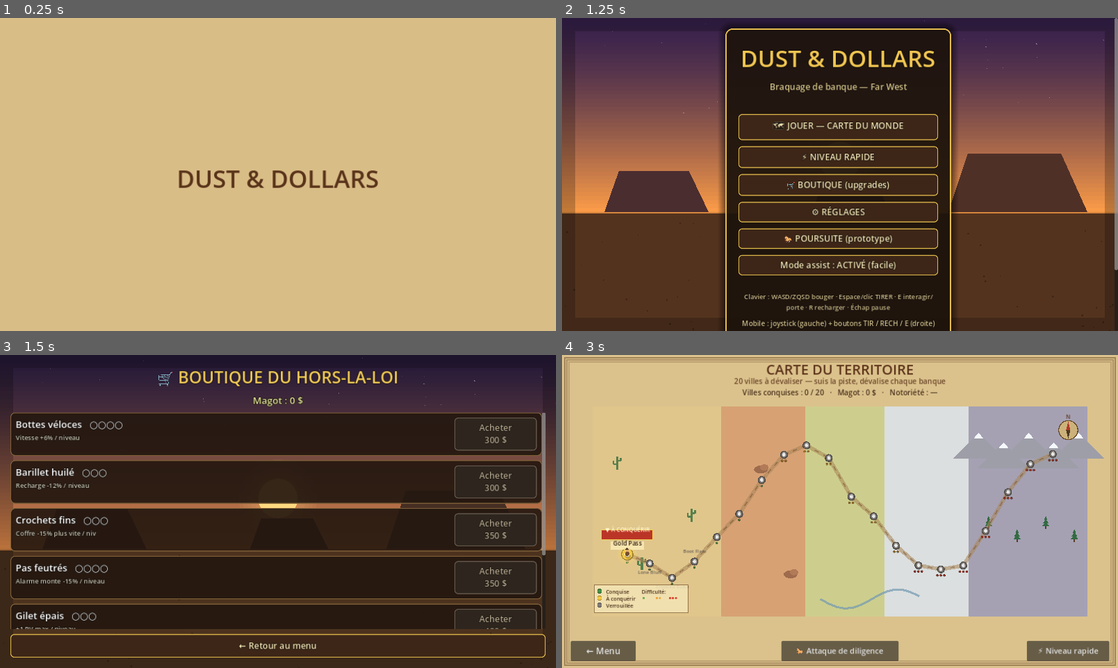
Above: before the commit, frames 1-4 (two rows, left to right).
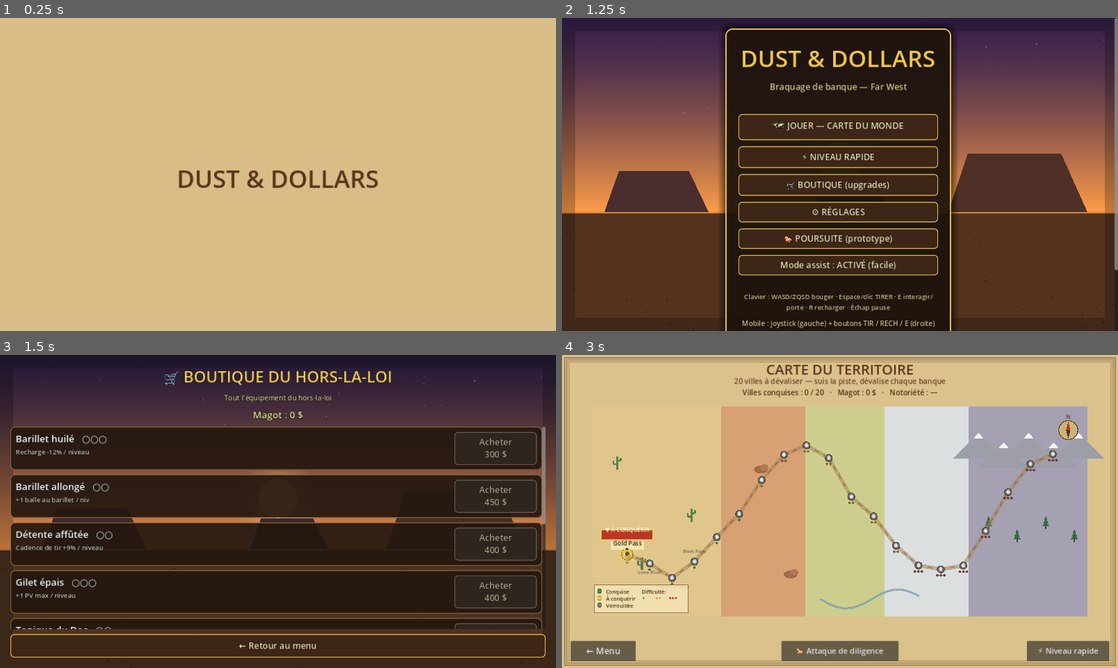
Above: after the commit, the same moments.

Repository: sebadiaz/Cowboys
Game: Godot game, scene res://scenes/Boot.tscn
Same seed, same stepped clock (60 frames per second), same inputs: the game is played once before the commit and once after it.
Inputs (mouse positions are in pixels of both pictures, inside the frame that each line leads up to):
- Up to frame 1 (0.25 s): no input
- Up to frame 2 (1.25 s): tap Enter at 0.5 s; move the mouse to (962, 158) at 0.52 s; hold D (move_right) from 0.53 s (still down); hold Space (fire) from 0.53 s (still down); click (962, 158) at 0.67 s
- Up to frame 3 (1.5 s): release D (move_right) at 1.25 s; release Space (fire) at 1.25 s; click "🛒 BOUTIQUE (upgrades)" at 1.25 s
- Up to frame 4 (3 s): click "← Retour au menu" at 2 s; click "🗺 JOUER — CARTE DU MONDE" at 2.75 s

Frames 1-2 are identical in both runs. In frame 3, 24% of the frame differs, in the area x 1-99%, y 4-88%; in frame 4, nothing differs.

Commit message:
Lot 13: commerces — armurier / pharmacie / magasin général enterables
- Catalogue d'upgrades catégorisé par boutique (champ 'store') + 2 items neufs:
  'Détente affûtée' (cadence de tir, armurier) et 'Tonique du Doc' (durée
  d'invulnérabilité, pharmacie), appliqués dans player_controller.
- shop_screen filtre par GameManager.shop_category et adapte titre/sous-titre:
  ARMURIER (recharge/barillet/cadence), CABINET DU DOC (vitalité/tonique),
  MAGASIN GÉNÉRAL (bottes/crochets/discrétion/sacoches). Boutique générale (menu)
  inchangée = tout.
- Ville: FORGE->gunsmith, DOCTEUR->pharmacy, MAGASIN->store (E pour entrer),
  via GameManager.goto_commerce. Vérifié: routage des 3 commerces OK, filtrage
  3/2/4 items, effets appliqués, missions non régressées, export web OK.

Diff:
--- a/scripts/game_manager.gd
+++ b/scripts/game_manager.gd
@@ -292,15 +292,29 @@
 	_change_scene(SCENE_SALOON)
 
 
-## Ouvre la boutique d'upgrades (depuis le menu / l'écran de résultat).
+## Catégorie de commerce ouverte : "" = boutique générale (tout), sinon
+## "gunsmith" / "pharmacy" / "store" (filtre le catalogue). Lot 13.
+var shop_category := ""
+
+## Ouvre la boutique d'upgrades (depuis le menu / l'écran de résultat) : tout.
 func goto_shop() -> void:
 	shop_from_town = false
+	shop_category = ""
 	_change_scene(SCENE_SHOP)
 
 
 ## Ouvre la boutique depuis le Magasin de la ville (le retour ramène en ville).
 func goto_shop_from_town(pos := Vector2.ZERO) -> void:
 	shop_from_town = true
+	shop_category = ""
+	town_return_pos = pos
+	_change_scene(SCENE_SHOP)
+
+
+## Ouvre un commerce thématique de la ville (armurier / pharmacie / magasin).
+func goto_commerce(category: String, pos := Vector2.ZERO) -> void:
+	shop_from_town = true
+	shop_category = category
 	town_return_pos = pos
 	_change_scene(SCENE_SHOP)
 
--- a/scripts/player_controller.gd
+++ b/scripts/player_controller.gd
@@ -42,7 +42,7 @@
 ## Fenêtre d'invulnérabilité après un coup : empêche d'être fondu par plusieurs
 ## tireurs simultanés (typique en restant au coffre). Plus longue en assist.
 func _invuln_window() -> float:
-	return 0.8 if GameManager.assist else 0.45
+	return (0.8 if GameManager.assist else 0.45) * SaveManager.invuln_mult()
 
 
 func _ready() -> void:
@@ -114,7 +114,7 @@
 		recoil = 1.0
 		ammo_changed.emit(ammo, cap, false)
 		fired.emit(global_position + dir * MUZZLE, dir)
-		_fire_cd = FIRE_RATE
+		_fire_cd = FIRE_RATE * SaveManager.firerate_mult()
 
 
 func _start_reload() -> void:
--- a/scripts/save_manager.gd
+++ b/scripts/save_manager.gd
@@ -11,16 +11,18 @@
 
 ## Définition des upgrades : nom, description, coûts par niveau (taille = max).
 const UPGRADE_DEFS := {
-	"speed":   {"name": "Bottes véloces",  "desc": "Vitesse +6% / niveau",        "cost": [300, 600, 1000, 1600]},
-	"reload":  {"name": "Barillet huilé",  "desc": "Recharge -12% / niveau",      "cost": [300, 600, 1000]},
-	"safe":    {"name": "Crochets fins",   "desc": "Coffre -15% plus vite / niv", "cost": [350, 700, 1200]},
-	"stealth": {"name": "Pas feutrés",     "desc": "Alarme monte -15% / niveau",  "cost": [350, 700, 1200, 1800]},
-	"vitality":{"name": "Gilet épais",     "desc": "+1 PV max / niveau",          "cost": [400, 800, 1400]},
-	"ammo":    {"name": "Barillet allongé", "desc": "+1 balle au barillet / niv",  "cost": [450, 1000]},
-	"fortune": {"name": "Flair du magot",  "desc": "Butin +8% / niveau",          "cost": [500, 1000, 1700]},
+	"speed":   {"name": "Bottes véloces",  "desc": "Vitesse +6% / niveau",        "cost": [300, 600, 1000, 1600], "store": "store"},
+	"reload":  {"name": "Barillet huilé",  "desc": "Recharge -12% / niveau",      "cost": [300, 600, 1000], "store": "gunsmith"},
+	"safe":    {"name": "Crochets fins",   "desc": "Coffre -15% plus vite / niv", "cost": [350, 700, 1200], "store": "store"},
+	"stealth": {"name": "Pas feutrés",     "desc": "Alarme monte -15% / niveau",  "cost": [350, 700, 1200, 1800], "store": "store"},
+	"vitality":{"name": "Gilet épais",     "desc": "+1 PV max / niveau",          "cost": [400, 800, 1400], "store": "pharmacy"},
+	"ammo":    {"name": "Barillet allongé", "desc": "+1 balle au barillet / niv",  "cost": [450, 1000], "store": "gunsmith"},
+	"fortune": {"name": "Flair du magot",  "desc": "Butin +8% / niveau",          "cost": [500, 1000, 1700], "store": "store"},
+	"firerate":{"name": "Détente affûtée", "desc": "Cadence de tir +9% / niveau", "cost": [400, 900], "store": "gunsmith"},
+	"tonic":   {"name": "Tonique du Doc",  "desc": "Invulnérabilité +18% / niv",  "cost": [400, 800], "store": "pharmacy"},
 }
 ## Ordre d'affichage stable dans la boutique.
-const UPGRADE_ORDER := ["speed", "reload", "safe", "stealth", "vitality", "ammo", "fortune"]
+const UPGRADE_ORDER := ["reload", "ammo", "firerate", "vitality", "tonic", "speed", "safe", "stealth", "fortune"]
 
 var total_money: int = 0
 var missions_completed: int = 0
@@ -244,6 +246,14 @@
 func loot_mult() -> float:
 	return 1.0 + 0.08 * get_level("fortune")
 
+func firerate_mult() -> float:
+	# Cadence : <1 raccourcit le délai entre deux tirs (armurier).
+	return maxf(0.5, 1.0 - 0.09 * get_level("firerate"))
+
+func invuln_mult() -> float:
+	# Durée d'invulnérabilité après un coup (pharmacie).
+	return 1.0 + 0.18 * get_level("tonic")
+
 
 # --- Réglages persistants ---
 
--- a/scripts/shop_screen.gd
+++ b/scripts/shop_screen.gd
@@ -23,7 +23,8 @@
 	col.add_theme_constant_override("separation", 12)
 	margin.add_child(col)
 
-	col.add_child(_title("🛒 BOUTIQUE DU HORS-LA-LOI", 38, Color(0.95, 0.8, 0.35)))
+	col.add_child(_title(_shop_title(), 36, Color(0.95, 0.8, 0.35)))
+	col.add_child(_title(_shop_sub(), 16, Color(0.82, 0.78, 0.6)))
 	_money_label = _title("Magot : %d $" % SaveManager.total_money, 22, Color(0.9, 0.9, 0.6))
 	col.add_child(_money_label)
 
@@ -51,8 +52,28 @@
 	for c in _rows.get_children():
 		c.queue_free()
 	_money_label.text = "Magot : %d $" % SaveManager.total_money
+	var cat := GameManager.shop_category
 	for key in SaveManager.UPGRADE_ORDER:
+		if cat != "" and str(SaveManager.UPGRADE_DEFS[key].get("store", "")) != cat:
+			continue
 		_rows.add_child(_make_row(key))
+
+
+## Titre / sous-titre / sortie selon le commerce (lot 13).
+func _shop_title() -> String:
+	match GameManager.shop_category:
+		"gunsmith": return "🔫 ARMURIER"
+		"pharmacy": return "➕ CABINET DU DOC"
+		"store": return "🛒 MAGASIN GÉNÉRAL"
+		_: return "🛒 BOUTIQUE DU HORS-LA-LOI"
+
+
+func _shop_sub() -> String:
+	match GameManager.shop_category:
+		"gunsmith": return "Armes & munitions — recharge, barillet, cadence"
+		"pharmacy": return "Soins — vitalité, résistance aux balles"
+		"store": return "Équipement — bottes, crochets, discrétion, sacoches"
+		_: return "Tout l'équipement du hors-la-loi"
 
 
 func _make_row(key: String) -> Control:
--- a/scripts/town.gd
+++ b/scripts/town.gd
@@ -199,7 +199,7 @@
 	_add_building(R_HOUSE, Vector2(760, 900), 195.0, "HÔTEL", Color(0.92, 0.96, 1.0),
 			"Hôtel de la Frontière — chambres à l'étage, 2 $ la nuit.", Vector2(180, 120))
 	_add_building(R_SHED, Vector2(760, 1240), 185.0, "MAGASIN", Color(1.0, 0.96, 0.85),
-			"Magasin général — améliore ton équipement.", Vector2(170, 115), "shop")
+			"Magasin général — bottes, crochets, sacoches.", Vector2(170, 115), "store")
 	_add_building(R_HOUSE, Vector2(760, 1560), 190.0, "ÉGLISE", Color(0.95, 0.95, 1.0),
 			"Petite église en bois — une prière avant le casse ?", Vector2(170, 115))
 	# Côté est de la rue (x ~ 1440).
@@ -210,10 +210,10 @@
 	_add_building(R_SALOON, Vector2(1440, 1240), 205.0, "POSTE", Color(0.9, 1.0, 0.9),
 			"Poste & télégraphe — « STOP braquage en cours STOP ».", Vector2(180, 120))
 	_add_building(R_SHED, Vector2(1440, 1560), 185.0, "FORGE", Color(1.0, 0.9, 0.8),
-			"Forge du maréchal-ferrant — l'odeur du fer chaud.", Vector2(170, 115))
+			"Armurier & forge — recharge, barillet, cadence.", Vector2(170, 115), "gunsmith")
 	# Ruelle est (au-delà de la place).
 	_add_building(R_HOUSE, Vector2(1820, 1020), 190.0, "DOCTEUR", Color(0.9, 1.0, 0.95),
-			"Cabinet du Doc — whisky en guise d'anesthésie.", Vector2(170, 115))
+			"Cabinet du Doc — vitalité, tonique anti-balles.", Vector2(170, 115), "pharmacy")
 	_add_building(R_SHED, Vector2(360, 1020), 185.0, "MAISON", Color(0.95, 0.92, 0.85),
 			"Maison de ville — volets clos.", Vector2(170, 115))
 
@@ -430,7 +430,9 @@
 	match _target_kind:
 		"bank": _enter_bank()
 		"saloon": GameManager.goto_saloon()
-		"shop": GameManager.goto_shop_from_town(TOWN_RETURN_MAGASIN)
+		"shop", "store": GameManager.goto_commerce("store", _player_pos)
+		"gunsmith": GameManager.goto_commerce("gunsmith", _player_pos)
+		"pharmacy": GameManager.goto_commerce("pharmacy", _player_pos)
 		"npc": _talk(_target_npc)
 		"mount": _mount_nearest_horse()
 		"dismount": _dismount_horse()
@@ -463,7 +465,9 @@
 func _action_icon() -> String:
 	match _target_kind:
 		"bank", "saloon": return "🚪"
-		"shop": return "🛒"
+		"store", "shop": return "🛒"
+		"gunsmith": return "🔫"
+		"pharmacy": return "➕"
 		"npc": return "💬"
 		"mount", "dismount": return "🐴"
 		"flavor": return "👁"
Not shown, changed: TODO.md
